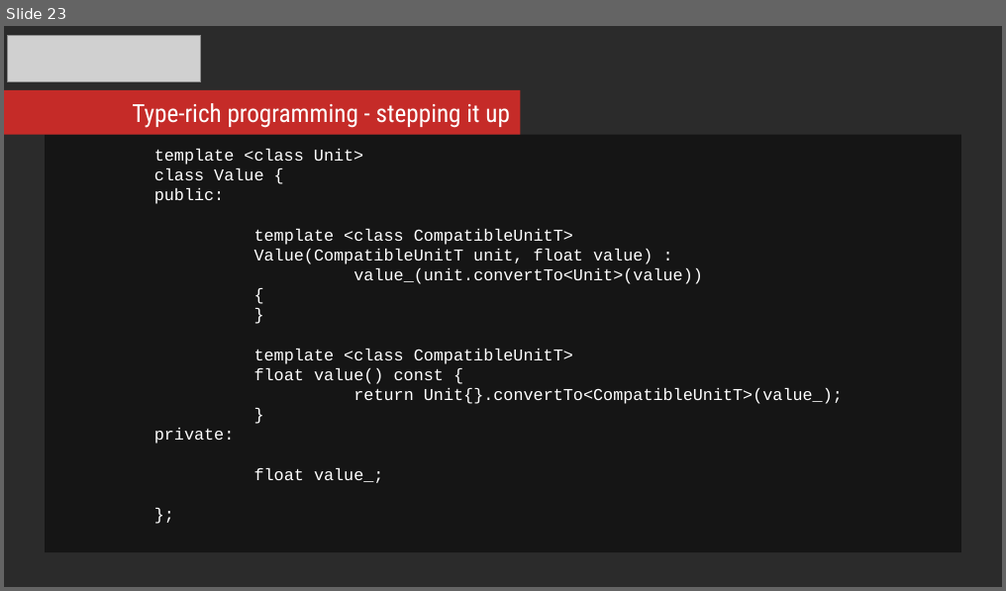
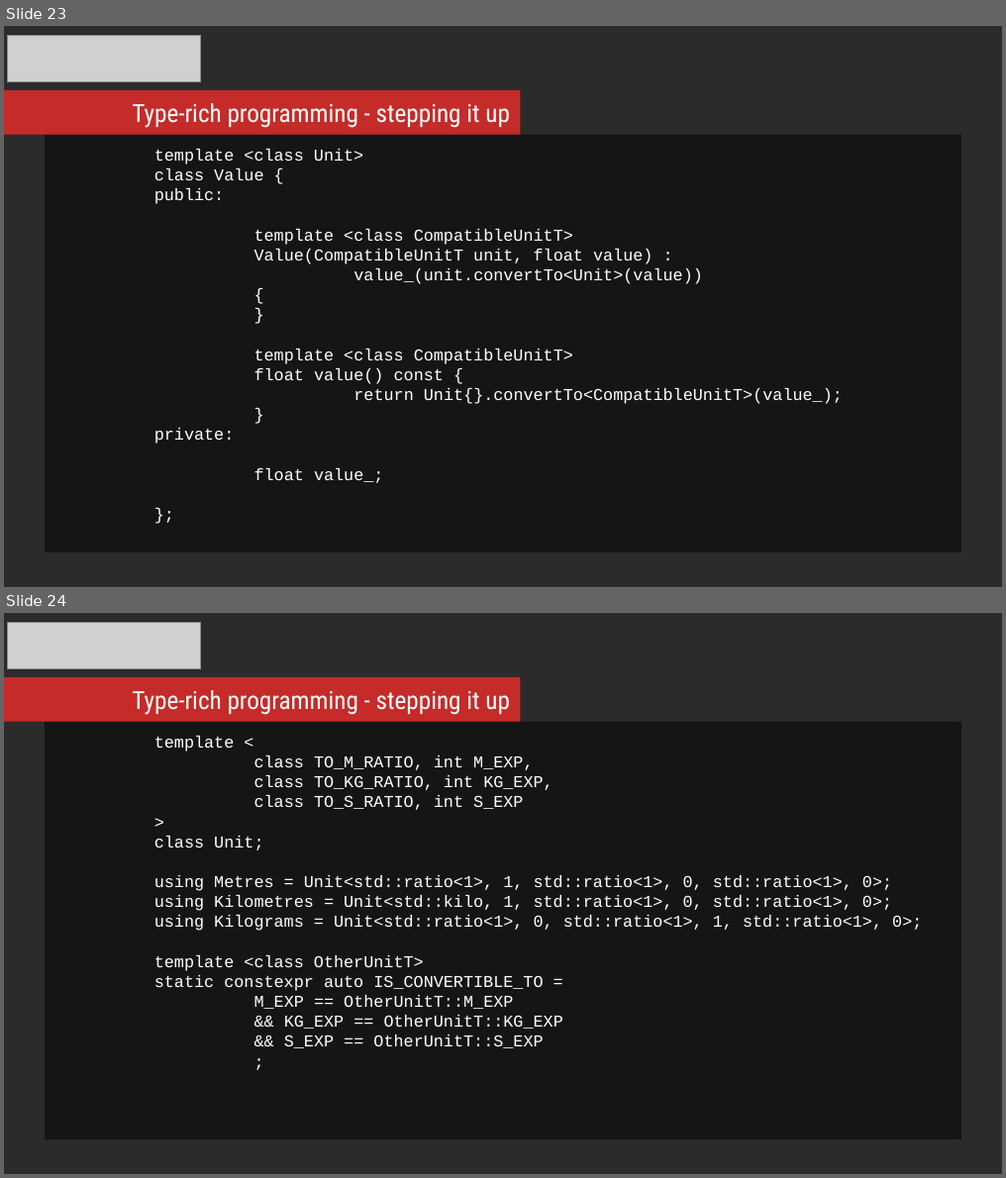
Before and after one commit to mikosz/type-safety, a slide deck: ask-not-what-you-can-do-for-the-compiler.odp. Shown one above the other, each under a label of ours: slide 23 before the commit, slides 23 and 24 after it. The pictures are 1006x591 and 1006x1178 pixels, drawn with LibreOffice and Linux fonts; fonts in the diff are those of the drawing; grey boxes stand for pictures; background and template pictures are left out; a plain dark background stands for a picture behind light text. Boxes give left, top, right and bottom in pixels: in the first picture for what was removed or moved away, otherwise in the second. Text is boxed around its words. In the diff, an @@ line names an element or a change of style, - is before the commit and + after.

Commit message:
Fixed compilation benchmark templates. Finished slides for unit

```diff
--- a/ask-not-what-you-can-do-for-the-compiler.odp
+++ b/ask-not-what-you-can-do-for-the-compiler.odp
@@ slide 24 added at [4,613,1002,1174], background picture (left out) @@
@@ picture added at [8,622,202,668] @@
@@ rectangle added at [4,677,520,721], fill #C52B28 @@
@@ text added at [132,690,510,715], 18 pt, text #FFFFFF @@
+Type-rich programming - stepping it up
@@ rectangle added at [45,722,961,1140], fill #000000 at 51% opacity, 12 pt, text #FFFFFF @@
+template <
+class TO_M_RATIO, int M_EXP,
+class TO_KG_RATIO, int KG_EXP,
+class TO_S_RATIO, int S_EXP
+>
+class Unit;
+using Metres = Unit<std::ratio<1>, 1, std::ratio<1>, 0, std::ratio<1>, 0>;
+using Kilometres = Unit<std::kilo, 1, std::ratio<1>, 0, std::ratio<1>, 0>;
+using Kilograms = Unit<std::ratio<1>, 0, std::ratio<1>, 1, std::ratio<1>, 0>;
+template <class OtherUnitT>
+static constexpr auto IS_CONVERTIBLE_TO =
+M_EXP == OtherUnitT::M_EXP
+&& KG_EXP == OtherUnitT::KG_EXP
+&& S_EXP == OtherUnitT::S_EXP
+;
```
Also in this commit, not shown: 3 other slides added, 4 other files.
